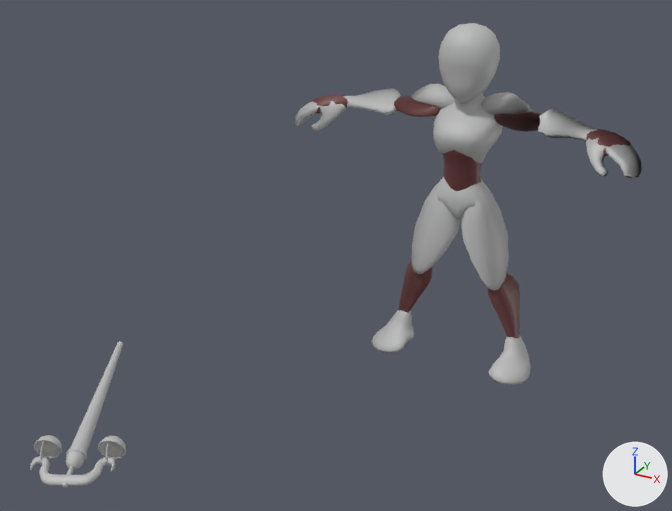
The FBX model Assets/Animation/CharacterAnimations/HorsemanFamine_Animation_Idle.fbx as it was, and as the next commit left it.
Before and after are seen from a 50 mm camera at (1.58, -4.22, 2.52) aimed at (-0.39, -0.63, 0.73). The axes (+X, +Y, +Z) are drawn at lower right. The lights are the same throughout. Where no turn or scale is listed for an object, it has been applied to the vertices.

Names of what the first picture shows: 'Anim_Animation_RigWeapon_2__1_:Cane', 'base_mesh'.
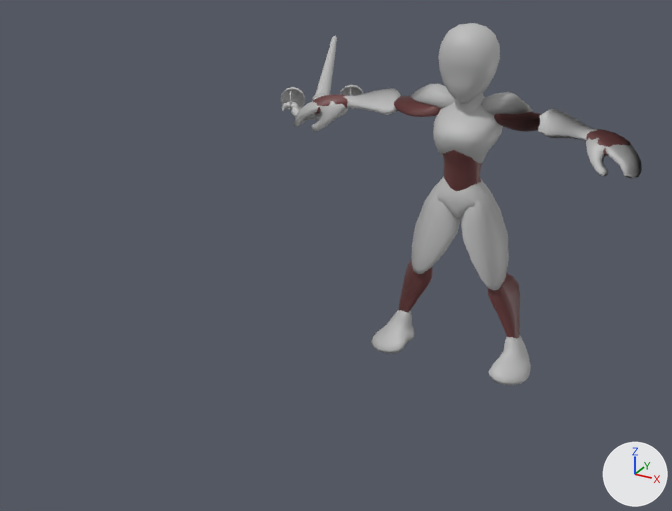
What changed in the scene script:
```text
Change ob_anim_animation_rigweapon_2__1__cane:
    ob_anim_animation_rigweapon_2__1__cane.location: (-0.755, -0.148, 1.252) -> (-0.334, 1.456, 2.641)
```

Changed parts and their boxes (x1, y1, x2, y2) in the pictures (672 x 511 px):
'Anim_Animation_RigWeapon_2__1_:Cane', moved
    before: (30, 341, 126, 488)
    after: (281, 36, 364, 120)
